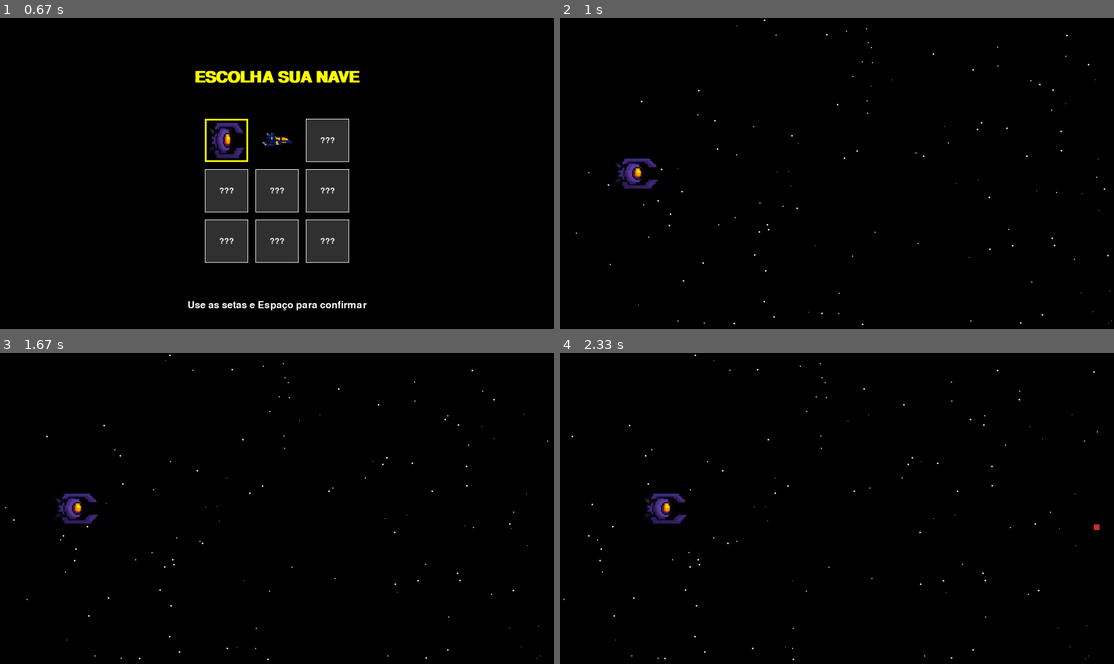
Above: before the commit, frames 1-4 (two rows, left to right).
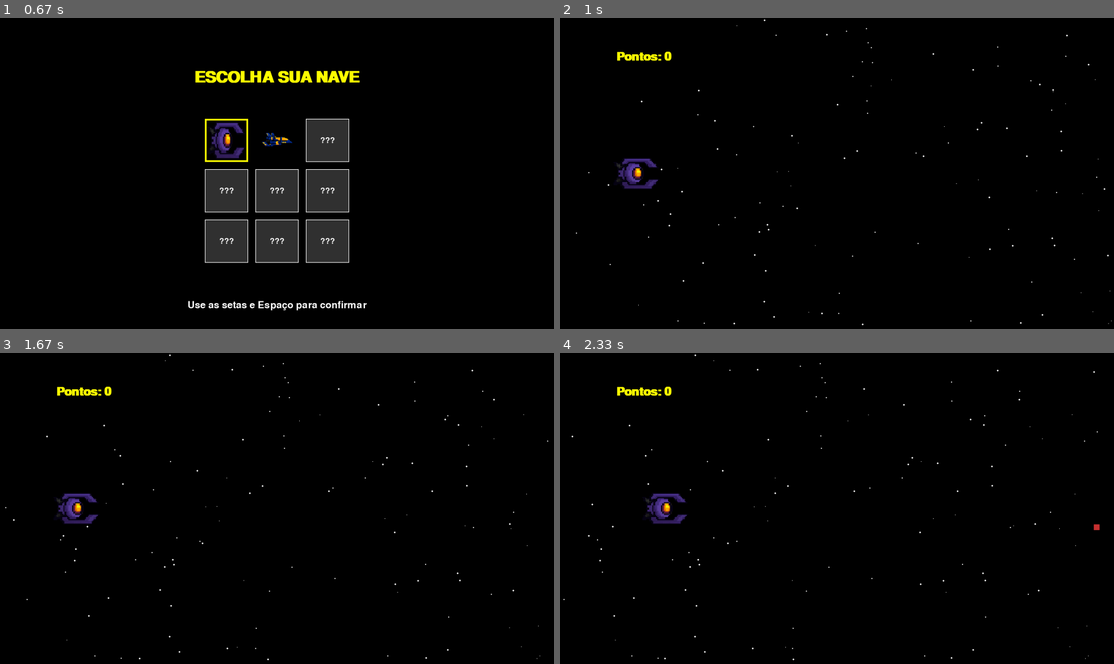
Above: after the commit, the same moments.

Repository: JoviOakz/PyGameFaculdade
Game: pygame game, started from arcSpacshpPrototype.py
Same seed, same stepped clock (60 frames per second), same inputs: the game is played once before the commit and once after it.
Inputs:
- Up to frame 1 (0.67 s): tap 1 at 0.33 s
- Up to frame 2 (1 s): tap Space at 0.67 s
- Up to frame 3 (1.67 s): no input
- Up to frame 4 (2.33 s): hold Right from 2 s (still down); tap Space at 2.07 s

Frame 1 is identical in both runs. In frame 2, 0.2% of the frame differs, in the area x 10-21%, y 10-14%; in frame 3, 0.2%; in frame 4, 0.2%.

Commit message:
fix: score added and some issues updated

Diff:
--- a/arcSpacshpPrototype.py
+++ b/arcSpacshpPrototype.py
@@ -174,6 +174,7 @@
         idx += 1
 
 selected_slot = 0  # começa no primeiro
+score = 0  # pontuação inicial
 
 # =========================================
 # ----------- GAME LOOP -------------------
@@ -212,9 +213,11 @@
                 elif event.key == pygame.K_SPACE:  # confirma escolha
                     chosen_index = slots[selected_slot]["index"]
                     if chosen_index == 1:
+                        score=0
                         ship = Ship(**ship1_cfg)
                         game_state = GAME
                     elif chosen_index == 2:
+                        score=0
                         ship = Ship(**ship2_cfg)
                         game_state = GAME
 
@@ -347,6 +350,7 @@
                     enemies.remove(enemy)
                     if bullet["type"] == "bullet":
                         bullets.remove(bullet)
+                    score += 10  # adiciona 10 pontos a cada inimigo destruído
                     break
 
         # ----- Draw -----
@@ -361,6 +365,11 @@
 
         for enemy in enemies:
             pygame.draw.rect(screen, RED, (enemy['x'], enemy['y'], enemy['size'], enemy['size']))
+
+        # Desenhar a pontuação
+        font_score = pygame.font.SysFont(None, 60, bold=True)
+        score_text = font_score.render(f"Pontos: {score}", True, YELLOW)
+        screen.blit(score_text, (195, 115))
 
     # ----- PAUSE -----
     elif game_state == PAUSE:
